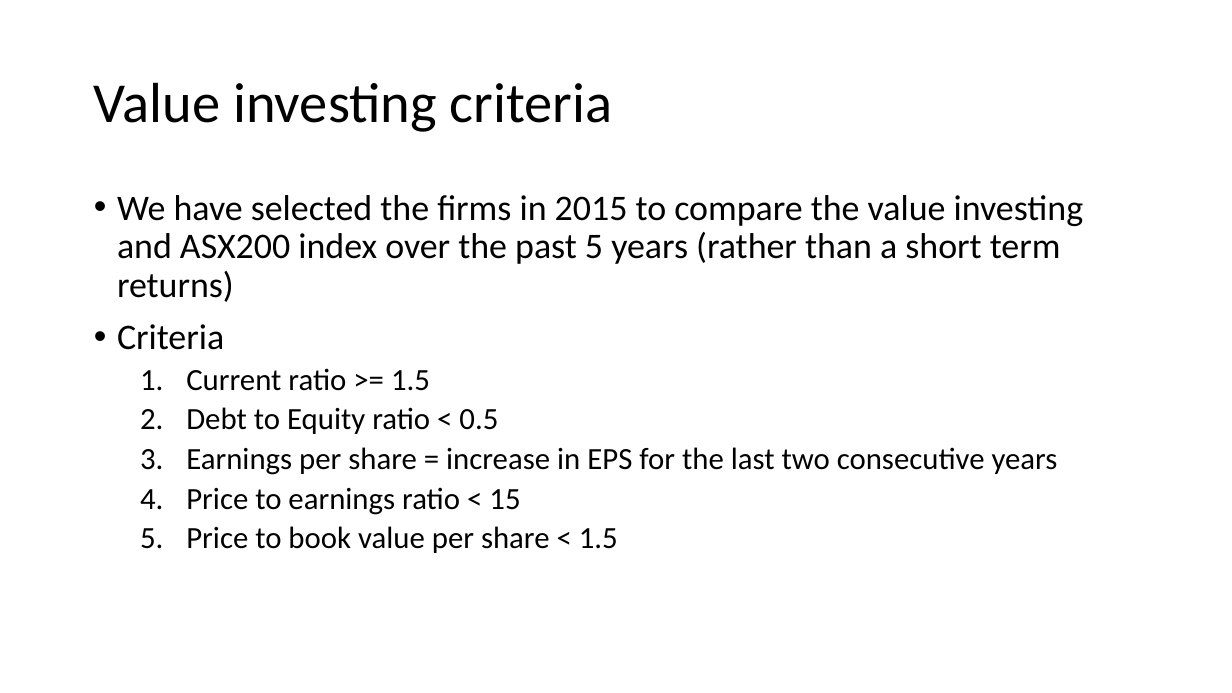
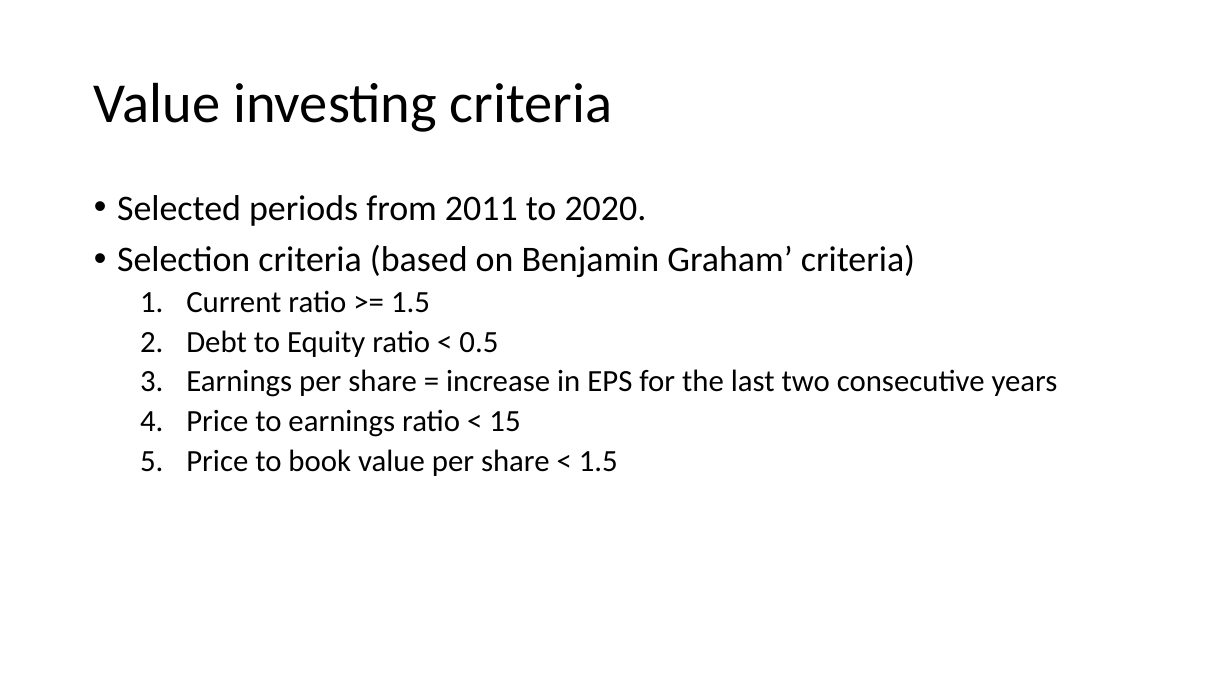
Before and after one commit to gentley99/IOD_2020_JIN, a slide deck: slide 7 of Assignment/Financial/Presentation1.pptx (slide 6 before the commit). Drawn at 1232x693 pixels with LibreOffice and Linux fonts; fonts in the diff are those of the drawing. Boxes give left, top, right and bottom in pixels: in the first picture for what was removed or moved away, otherwise in the second. Text is boxed around its words. In the diff, an @@ line names an element or a change of style, - is before the commit and + after.

```diff
--- a/Assignment/Financial/Presentation1.pptx
+++ b/Assignment/Financial/Presentation1.pptx
@@ text at [117, 195, 915, 277]: text changed @@
-• We have selected the firms in 2015 to compare the value investing and ASX200 index over the past 5 years (rather than a short term returns)
-• Criteria
+• Selected periods from 2011 to 2020.
+• Selection criteria (based on Benjamin Graham’ criteria)
```
Also in this commit, not shown: 7 other slides changed, 15 slides added, 5 slides removed, 17 other files.
